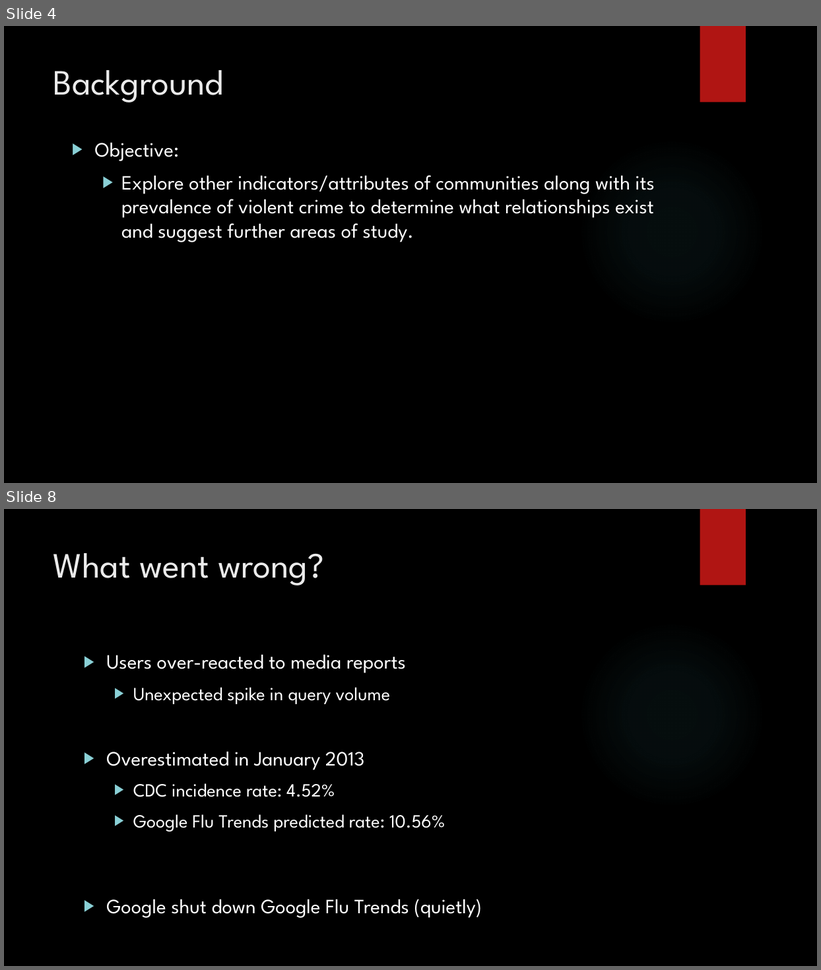
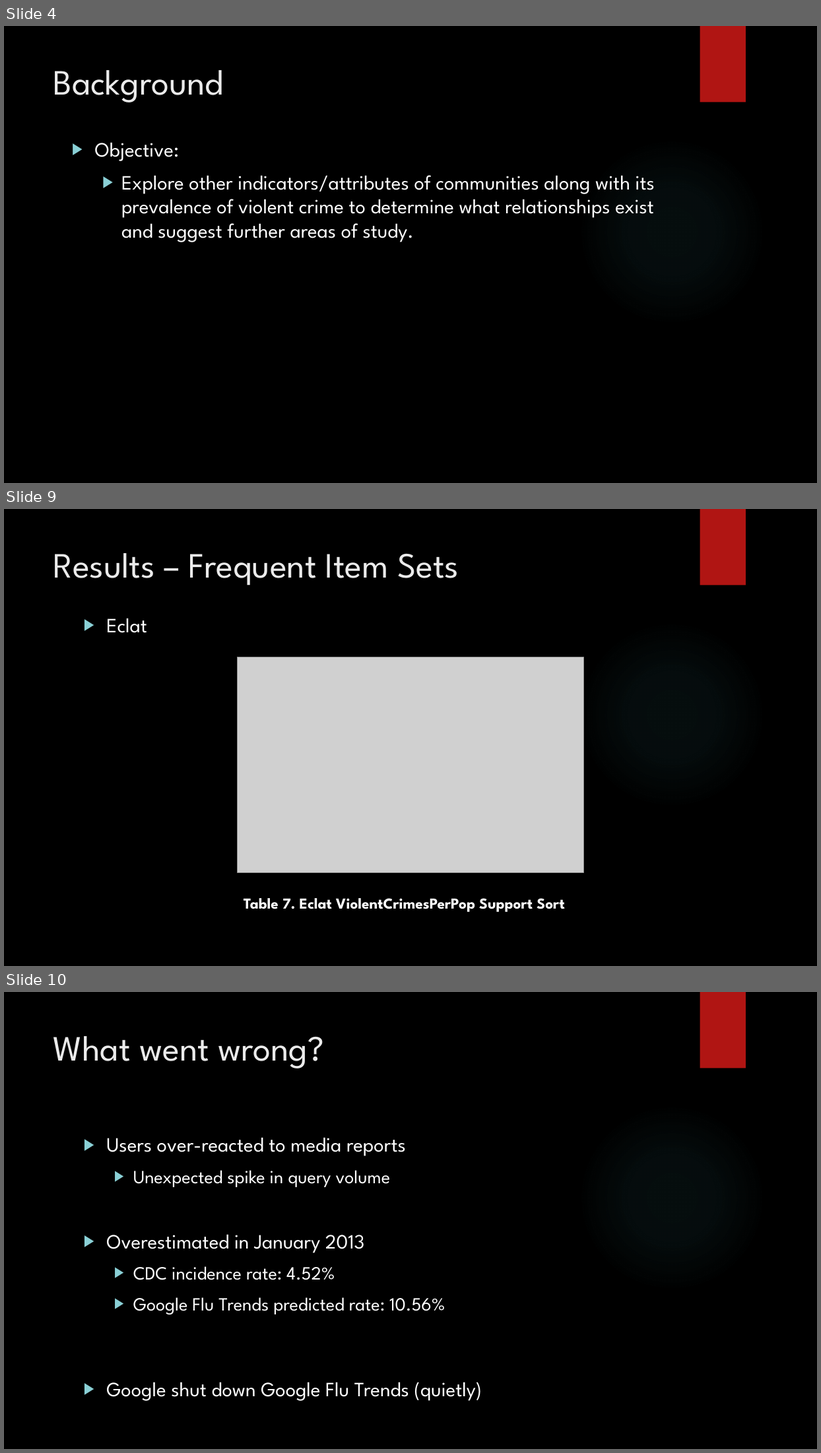
Before and after one commit to Polo08816/DataMining, a slide deck: GroupProject/GroupProject.pptx. Shown one above the other, each under a label of ours: slides 4 and 8 before the commit, slides 4, 9 and 10 after it; the slides between them are not shown. The pictures are 821x970 and 821x1453 pixels, drawn with LibreOffice and Linux fonts; fonts in the diff are those of the drawing; grey boxes stand for pictures; background and template pictures are left out. Boxes give left, top, right and bottom in pixels: in the first picture for what was removed or moved away, otherwise in the second. Text is boxed around its words. In the diff, an @@ line names an element or a change of style, - is before the commit and + after.

```diff
--- a/GroupProject/GroupProject.pptx
+++ b/GroupProject/GroupProject.pptx
@@ slide 9 added at [4,509,817,966], background picture (left out); not listed: 2 template elements that a slide beside it also shows @@
@@ title added at [54,553,459,586], 42 pt, text #EBEBEB @@
+Results – Frequent Item Sets
@@ text added at [106,618,147,633], 24 pt, text #FFFFFF @@
+▶ Eclat
@@ picture added at [238,657,583,873] @@
@@ text added at [244,898,565,912], 18 pt, text #FFFFFF, bold @@
+Table 7. Eclat ViolentCrimesPerPop Support Sort
@@ what was slide 8 is now slide 10 @@
```
Also in this commit, not shown: 4 other slides added, 3 slides removed.
